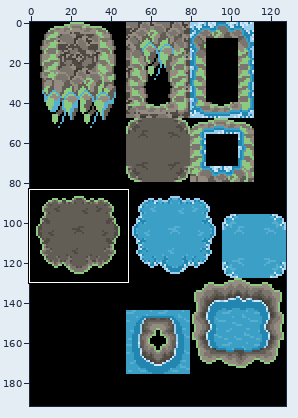
Two states of a sprite sheet, data/tilesets/secondary/floating_rocks/tiles.png. The picture above shows the old version from afar; the outline marks the close-up.
Close-up. First the earlier version:
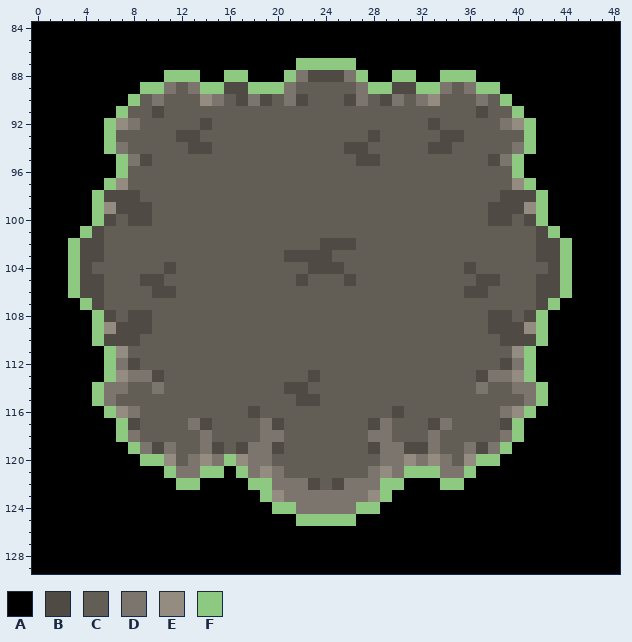
The file is 128x192 pixels. Shown: x 0..48, y 84..129. The commit also changed other parts of the picture, which this record leaves out.
Palette (. is transparent): A #000000  B #4f4a43  C #625d55  D #7b756d  E #948c81  F #8dc981
Pixels before, first column x 0:
 84 AAAAAAAAAAAAAAAAAAAAAAAAAAAAAAAAAAAAAAAAAAAAAAAAA
 85 AAAAAAAAAAAAAAAAAAAAAAAAAAAAAAAAAAAAAAAAAAAAAAAAA
 86 AAAAAAAAAAAAAAAAAAAAAAAAAAAAAAAAAAAAAAAAAAAAAAAAA
 87 AAAAAAAAAAAAAAAAAAAAAAFFFFFAAAAAAAAAAAAAAAAAAAAAA
 88 AAAAAAAAAAAFFFAAFFAAAFDBBBDFAAFFAAFFFAAAAAAAAAAAA
 89 AAAAAAAAAFFDCDFFBBFFFDCCCCCDFFBBFFDCDFFAAAAAAAAAA
 90 AAAAAAAAFCDCCCEDCBDBCDBCCCBDCBDCDECCCDCFAAAAAAAAA
 91 AAAAAAAFCCBCCCCCCCCCCCCCCCCCCCCCCCCCCBCCFAAAAAAAA
 92 AAAAAAFEDCCCCCBCCCCCCCCCCCCCCCCCCBCCCCCDEFAAAAAAA
 93 AAAAAAFCCCCCBBCCCCCCCCCCCCCCBCCCCCBBCCCCCFAAAAAAA
 94 AAAAAAFDCCCCCBBCCCCCCCCCCCBBCCCCCBBCCCCCDFAAAAAAA
 95 AAAAAAAFDBCCCCCCCCCCCCCCCCCBBCCCCCCCCCBDFAAAAAAAA
 96 AAAAAAAFCCCCCCCCCCCCCCCCCCCCCCCCCCCCCCCCFAAAAAAAA
 97 AAAAAAFECCCCCCCCCCCCCCCCCCCCCCCCCCCCCCCCEFAAAAAAA
 98 AAAAAFBBBCCCCCCCCCCCCCCCCCCCCCCCCCCCCCCBBBFAAAAAA
 99 AAAAAFEBBBCCCCCCCCCCCCCCCCCCCCCCCCCCCCBBBEFAAAAAA
100 AAAAAFBCBBCCCCCCCCCCCCCCCCCCCCCCCCCCCCBBCBFAAAAAA
101 AAAAFBCCCCCCCCCCCCCCCCCCCCCCCCCCCCCCCCCCCCBFAAAAA
102 AAAFBBCCCCCCCCCCCCCCCCCCBBBCCCCCCCCCCCCCCCBBFAAAA
103 AAAFBBCCCCCCCCCCCCCCCBBBBCCCCCCCCCCCCCCCCCBBFAAAA
104 AAAFBCCCCCCBCCCCCCCCCCCBBBCCCCCCCCCCBCCCCCCBFAAAA
105 AAAFBBCCCBBCCCCCCCCCCCBCCCBCCCCCCCCCCBBCCCBBFAAAA
106 AAAFBBCCCCBBCCCCCCCCCCCCCCCCCCCCCCCCBBCCCCBBFAAAA
107 AAAAFBCCCCCCCCCCCCCCCCCCCCCCCCCCCCCCCCCCCCBFAAAAA
108 AAAAAFBCBBCCCCCCCCCCCCCCCCCCCCCCCCCCCCBBCBFAAAAAA
109 AAAAAFEBBBCCCCCCCCCCCCCCCCCCCCCCCCCCCCBBBEFAAAAAA
110 AAAAAFBBBCCCCCCCCCCCCCCCCCCCCCCCCCCCCCCBBBFAAAAAA
111 AAAAAAFECCCCCCCCCCCCCCCCCCCCCCCCCCCCCCCCEFAAAAAAA
112 AAAAAAFDBCCCCCCCCCCCCCCCCCCCCCCCCCCCCCCBDFAAAAAAA
113 AAAAAAFEDDBCCCCCCCCCCCCBCCCCCCCCCCCCCBDDEFAAAAAAA
114 AAAAAFDDCCDCCCCCCCCCCBBCCCCCCCCCCCCCCDCCDDFAAAAAA
115 AAAAAFDCCCCCCCCCCCCCCCBBCCCCCCCCCCCCCCCCCDFAAAAAA
116 AAAAAAFEDCCCCCCCCCBCCCCCCCCCCCBCCCCCCCCDEFAAAAAAA
117 AAAAAAAFBCCCCDBCCCCDBCCCCCCCBDCCCBDCCCCBFAAAAAAAA
118 AAAAAAAFDCCCCCDCCCCDDCCCCCCCDDCCCDCCCCCDFAAAAAAAA
119 AAAAAAAAFDBDCCDBCBDDBCCCCCCCBDDBBDCCDBDFAAAAAAAAA
120 AAAAAAAAAFFECDEDFEDDCCCCCCCCCDDEDEDCEFFAAAAAAAAAA
121 AAAAAAAAAAAFDDFFAFDEDCCCCCCCDEDFFFDDFAAAAAAAAAAAA
122 AAAAAAAAAAAAFFAAAAFFDDDBCBDDDFFAAAFFAAAAAAAAAAAAA
123 AAAAAAAAAAAAAAAAAAAFEDDDDDDDEFAAAAAAAAAAAAAAAAAAA
124 AAAAAAAAAAAAAAAAAAAAFFDDDDDFFAAAAAAAAAAAAAAAAAAAA
125 AAAAAAAAAAAAAAAAAAAAAAFFFFFAAAAAAAAAAAAAAAAAAAAAA
126 AAAAAAAAAAAAAAAAAAAAAAAAAAAAAAAAAAAAAAAAAAAAAAAAA
127 AAAAAAAAAAAAAAAAAAAAAAAAAAAAAAAAAAAAAAAAAAAAAAAAA
128 AAAAAAAAAAAAAAAAAAAAAAAAAAAAAAAAAAAAAAAAAAAAAAAAA
129 AAAAAAAAAAAAAAAAAAAAAAAAAAAAAAAAAAAAAAAAAAAAAAAAA
And afterwards:
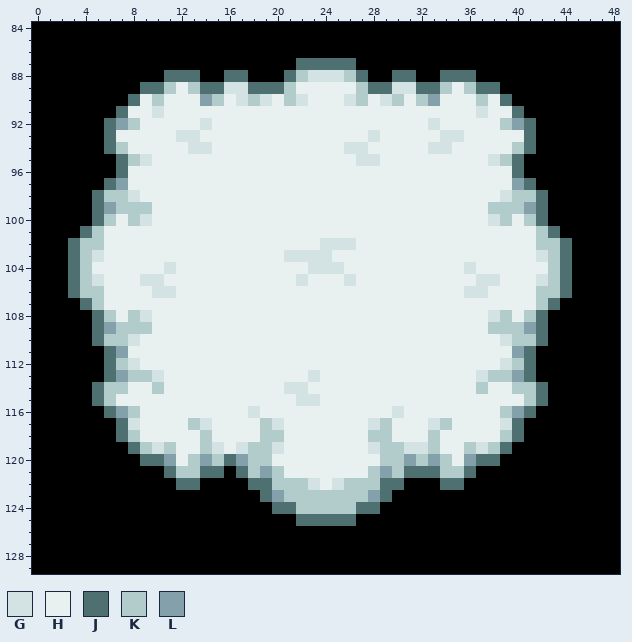
Colours new in this view: G #d3e3e3  H #e9f0f0  J #4f7070  K #b2cccc  L #84a0ab
Diff:
y 87: x 22..26 FFFFF -> JJJJJ
y 88: x 11..13 FFF -> JJJ; x 16..17 FF -> JJ; x 21..27 FDBBBDF -> JKGGGKJ; x 30..31 FF -> JJ; x 34..36 FFF -> JJJ
y 89: x 9..38 FFDCDFFBBFFFDCCCCCDFFBBFFDCDFF -> JJKHKJJGGJJJKHHHHHKJJGGJJKHKJJ
y 90: x 8..39 FCDCCCEDCBDBCDBCCCBDCBDCDECCCDCF -> JHKHHHLKHGKGHKGHHHGKHGKHKLHHHKHJ
y 91: x 7..40 FCCBCCCCCCCCCCCCCCCCCCCCCCCCCCBCCF -> JHHGHHHHHHHHHHHHHHHHHHHHHHHHHHGHHJ
y 92: x 6..41 FEDCCCCCBCCCCCCCCCCCCCCCCCCBCCCCCDEF -> JLKHHHHHGHHHHHHHHHHHHHHHHHHGHHHHHKLJ
y 93: x 6..41 FCCCCCBBCCCCCCCCCCCCCCBCCCCCBBCCCCCF -> JHHHHHGGHHHHHHHHHHHHHHGHHHHHGGHHHHHJ
y 94: x 6..41 FDCCCCCBBCCCCCCCCCCCBBCCCCCBBCCCCCDF -> JKHHHHHGGHHHHHHHHHHHGGHHHHHGGHHHHHKJ
y 95: x 7..40 FDBCCCCCCCCCCCCCCCCCBBCCCCCCCCCBDF -> JKGHHHHHHHHHHHHHHHHHGGHHHHHHHHHGKJ
y 96: x 7..40 FCCCCCCCCCCCCCCCCCCCCCCCCCCCCCCCCF -> JHHHHHHHHHHHHHHHHHHHHHHHHHHHHHHHHJ
y 97: x 6..41 FECCCCCCCCCCCCCCCCCCCCCCCCCCCCCCCCEF -> JLHHHHHHHHHHHHHHHHHHHHHHHHHHHHHHHHLJ
y 98: x 5..42 FBBBCCCCCCCCCCCCCCCCCCCCCCCCCCCCCCBBBF -> JKKGHHHHHHHHHHHHHHHHHHHHHHHHHHHHHHGKKJ
y 99: x 5..42 FEBBBCCCCCCCCCCCCCCCCCCCCCCCCCCCCBBBEF -> JLKKKHHHHHHHHHHHHHHHHHHHHHHHHHHHHKKKLJ
y 100: x 5..42 FBCBBCCCCCCCCCCCCCCCCCCCCCCCCCCCCBBCBF -> JKHKGHHHHHHHHHHHHHHHHHHHHHHHHHHHHGKHKJ
y 101: x 4..43 FBCCCCCCCCCCCCCCCCCCCCCCCCCCCCCCCCCCCCBF -> JKHHHHHHHHHHHHHHHHHHHHHHHHHHHHHHHHHHHHKJ
y 102: x 3..44 FBBCCCCCCCCCCCCCCCCCCBBBCCCCCCCCCCCCCCCBBF -> JKKHHHHHHHHHHHHHHHHHHGGGHHHHHHHHHHHHHHHKKJ
y 103: x 3..44 FBBCCCCCCCCCCCCCCCBBBBCCCCCCCCCCCCCCCCCBBF -> JKGHHHHHHHHHHHHHHHGGGGHHHHHHHHHHHHHHHHHGKJ
y 104: x 3..44 FBCCCCCCBCCCCCCCCCCCBBBCCCCCCCCCCBCCCCCCBF -> JKHHHHHHGHHHHHHHHHHHGGGHHHHHHHHHHGHHHHHHKJ
y 105: x 3..44 FBBCCCBBCCCCCCCCCCCBCCCBCCCCCCCCCCBBCCCBBF -> JKGHHHGGHHHHHHHHHHHGHHHGHHHHHHHHHHGGHHHGKJ
y 106: x 3..44 FBBCCCCBBCCCCCCCCCCCCCCCCCCCCCCCCBBCCCCBBF -> JKKHHHHGGHHHHHHHHHHHHHHHHHHHHHHHHGGHHHHKKJ
y 107: x 4..43 FBCCCCCCCCCCCCCCCCCCCCCCCCCCCCCCCCCCCCBF -> JKHHHHHHHHHHHHHHHHHHHHHHHHHHHHHHHHHHHHKJ
y 108: x 5..42 FBCBBCCCCCCCCCCCCCCCCCCCCCCCCCCCCBBCBF -> JKHKGHHHHHHHHHHHHHHHHHHHHHHHHHHHHGKHKJ
y 109: x 5..42 FEBBBCCCCCCCCCCCCCCCCCCCCCCCCCCCCBBBEF -> JLKKKHHHHHHHHHHHHHHHHHHHHHHHHHHHHKKKLJ
y 110: x 5..42 FBBBCCCCCCCCCCCCCCCCCCCCCCCCCCCCCCBBBF -> JKKGHHHHHHHHHHHHHHHHHHHHHHHHHHHHHHGKKJ
y 111: x 6..41 FECCCCCCCCCCCCCCCCCCCCCCCCCCCCCCCCEF -> JLHHHHHHHHHHHHHHHHHHHHHHHHHHHHHHHHLJ
y 112: x 6..41 FDBCCCCCCCCCCCCCCCCCCCCCCCCCCCCCCBDF -> JKGHHHHHHHHHHHHHHHHHHHHHHHHHHHHHHGKJ
y 113: x 6..41 FEDDBCCCCCCCCCCCCBCCCCCCCCCCCCCBDDEF -> JLKKGHHHHHHHHHHHHGHHHHHHHHHHHHHGKKLJ
y 114: x 5..42 FDDCCDCCCCCCCCCCBBCCCCCCCCCCCCCCDCCDDF -> JKKHHKHHHHHHHHHHGGHHHHHHHHHHHHHHKHHKKJ
y 115: x 5..42 FDCCCCCCCCCCCCCCCBBCCCCCCCCCCCCCCCCCDF -> JKHHHHHHHHHHHHHHHGGHHHHHHHHHHHHHHHHHKJ
y 116: x 6..41 FEDCCCCCCCCCBCCCCCCCCCCCBCCCCCCCCDEF -> JLKHHHHHHHHHGHHHHHHHHHHHGHHHHHHHHKLJ
y 117: x 7..40 FBCCCCDBCCCCDBCCCCCCCBDCCCBDCCCCBF -> JGHHHHKGHHHHKGHHHHHHHGKHHHGKHHHHGJ
y 118: x 7..40 FDCCCCCDCCCCDDCCCCCCCDDCCCDCCCCCDF -> JKHHHHHKHHHHKKHHHHHHHKKHHHKHHHHHKJ
y 119: x 8..39 FDBDCCDBCBDDBCCCCCCCBDDBBDCCDBDF -> JKGKHHKGHGKKGHHHHHHHGKKGGKHHKGKJ
y 120: x 9..38 FFECDEDFEDDCCCCCCCCCDDEDEDCEFF -> JJLHKLKJLKKHHHHHHHHHKKLKLKHLJJ
y 121: x 11..15 FDDFF -> JKKJJ; x 17..36 FDEDCCCCCCCDEDFFFDDF -> JKLKHHHHHHHKLKJJJKKJ
y 122: x 12..13 FF -> JJ; x 18..30 FFDDDBCBDDDFF -> JJKKKGHGKKKJJ; x 34..35 FF -> JJ
y 123: x 19..29 FEDDDDDDDEF -> JLKKKKKKKLJ
y 124: x 20..28 FFDDDDDFF -> JJKKKKKJJ
y 125: x 22..26 FFFFF -> JJJJJ
Boxes around the changes in both close-ups, in picture pixels (x1, y1, x2, y2):
changed: (68, 58, 572, 526)
